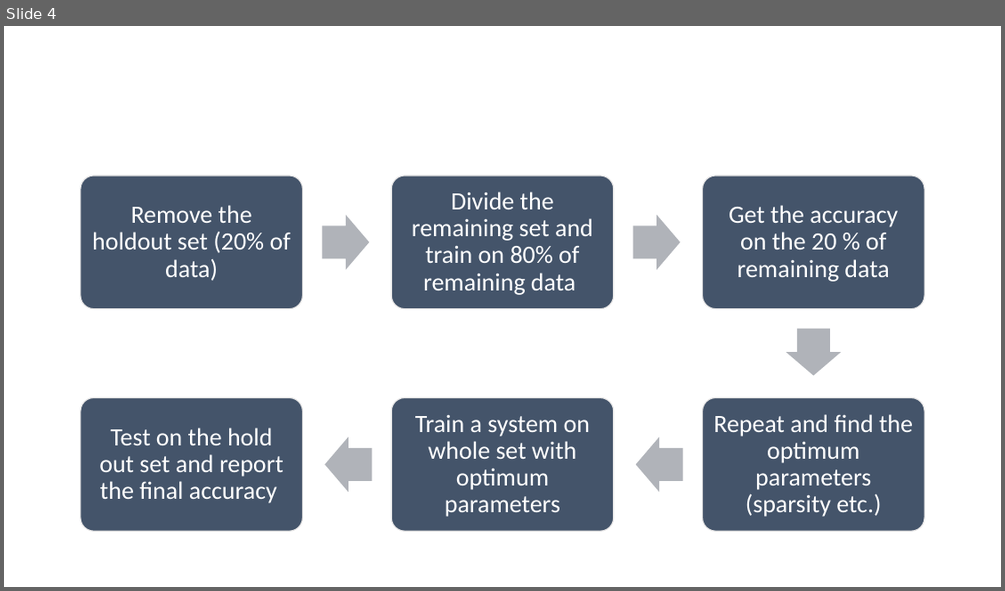
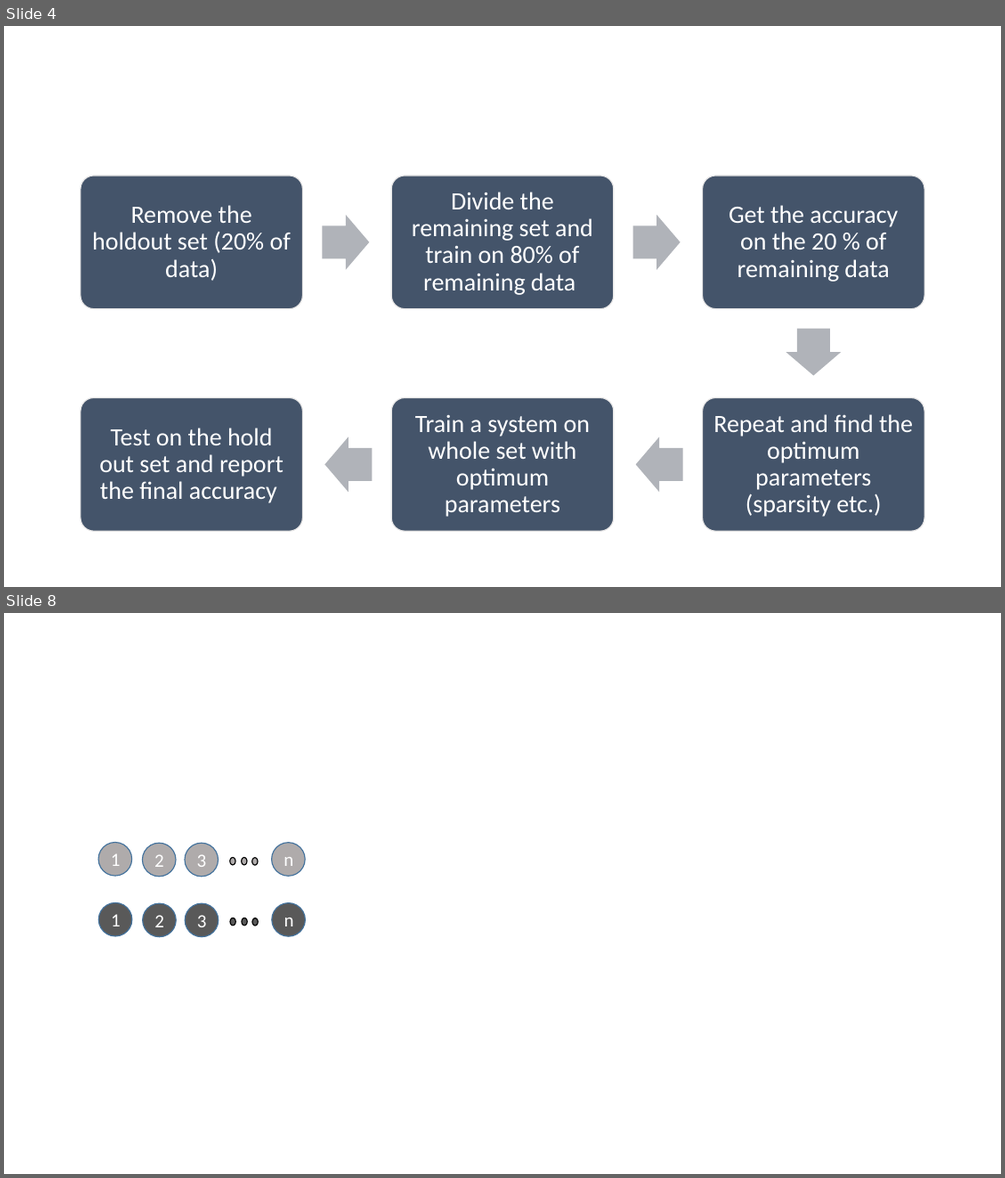
Before and after one commit to CMPUT659T4/cmput659_project, a slide deck: FinalPresentation Figures.pptx. Shown one above the other, each under a label of ours: slide 4 before the commit, slides 4 and 8 after it; the slides between them are not shown. The pictures are 1005x591 and 1005x1178 pixels, drawn with LibreOffice and Linux fonts; fonts in the diff are those of the drawing. Boxes give left, top, right and bottom in pixels: in the first picture for what was removed or moved away, otherwise in the second. Text is boxed around its words. In the diff, an @@ line names an element or a change of style, - is before the commit and + after.

```diff
--- a/FinalPresentation Figures.pptx
+++ b/FinalPresentation Figures.pptx
@@ slide 8 added at [4, 613, 1001, 1174], background #FFFFFF @@
@@ ellipse added at [98, 843, 132, 876], fill #AFABAB, outline #43739E 1 pt, 18 pt, text #FFFFFF @@
+1
@@ ellipse added at [142, 843, 176, 876], fill #AFABAB, outline #43739E 1 pt, 18 pt, text #FFFFFF @@
+2
@@ ellipse added at [185, 843, 218, 876], fill #AFABAB, outline #43739E 1 pt, 18 pt, text #FFFFFF @@
+3
@@ ellipse added at [272, 843, 306, 876], fill #AFABAB, outline #43739E 1 pt, 18 pt, text #FFFFFF @@
+n
@@ ellipse added at [230, 858, 235, 865], fill #AFABAB, outline #000000 1 pt @@
@@ ellipse added at [242, 858, 247, 865], fill #AFABAB, outline #000000 1 pt @@
@@ ellipse added at [252, 858, 258, 865], fill #AFABAB, outline #000000 1 pt @@
@@ ellipse added at [99, 902, 133, 936], fill #595959, outline #43739E 1 pt, 18 pt, text #FFFFFF @@
+1
@@ ellipse added at [142, 903, 176, 937], fill #595959, outline #43739E 1 pt, 18 pt, text #FFFFFF @@
+2
@@ ellipse added at [185, 903, 218, 937], fill #595959, outline #43739E 1 pt, 18 pt, text #FFFFFF @@
+3
@@ ellipse added at [272, 903, 306, 937], fill #595959, outline #43739E 1 pt, 18 pt, text #FFFFFF @@
+n
@@ ellipse added at [230, 918, 235, 925], fill #595959, outline #000000 1 pt @@
@@ ellipse added at [242, 918, 247, 925], fill #595959, outline #000000 1 pt @@
@@ ellipse added at [252, 918, 258, 925], fill #595959, outline #000000 1 pt @@
```
Also in this commit, not shown: 1 slide changed, 3 other slides added, 8 other files.
